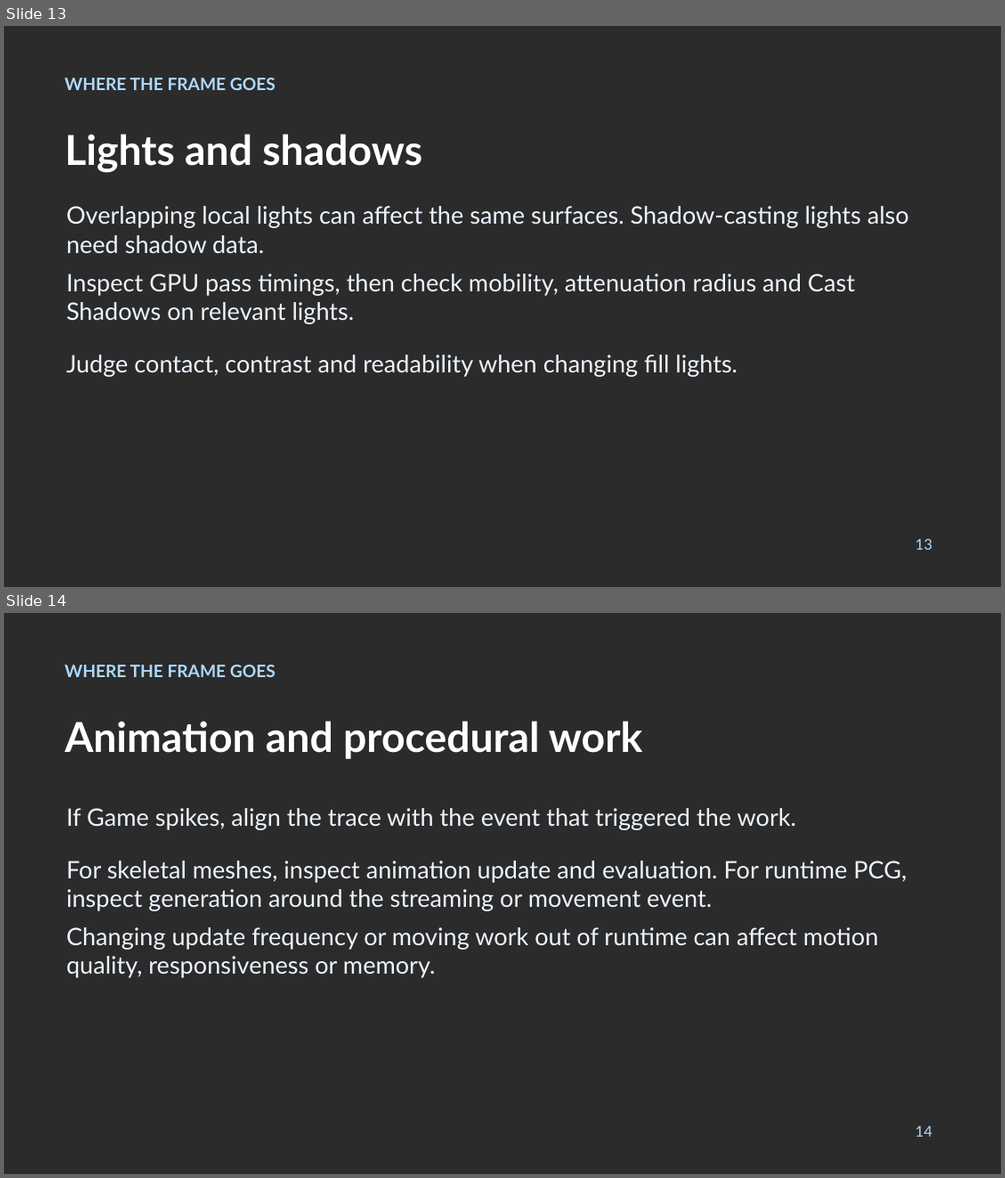
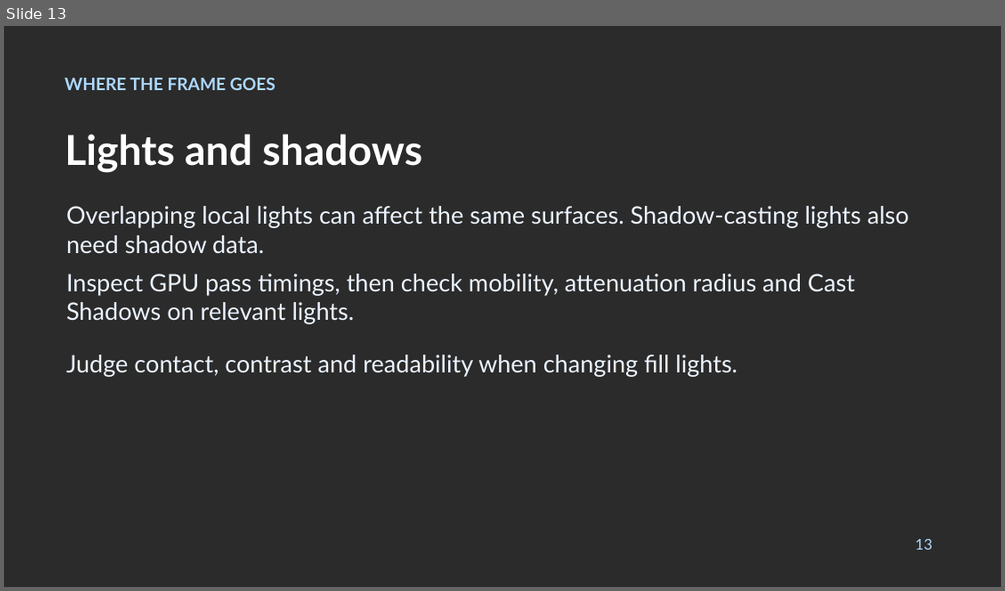
Before and after one commit to anthonymonteagudo/Week10-Profiling, a slide deck: Week10-Slides.pptx. Shown one above the other, each under a label of ours: slides 13 and 14 before the commit, slide 13 after it. The pictures are 1005x1178 and 1005x591 pixels, drawn with LibreOffice and Linux fonts; fonts in the diff are those of the drawing; background and template pictures are left out; a plain dark background stands for a picture behind light text. Boxes give left, top, right and bottom in pixels: in the first picture for what was removed or moved away, otherwise in the second. Text is boxed around its words. In the diff, an @@ line names an element or a change of style, - is before the commit and + after.

Commit message:
Align Week 10 assessment and add the brick profiling exercise

```diff
--- a/Week10-Slides.pptx
+++ b/Week10-Slides.pptx
@@ slide 14 removed at [4, 613, 1001, 1174], background picture (left out) @@
@@ text removed at [65, 665, 275, 677] @@
-WHERE THE FRAME GOES
@@ text removed at [65, 721, 642, 759] @@
-Animation and procedural work
@@ text removed at [66, 808, 796, 830] @@
-If Game spikes, align the trace with the event that triggered the work.
@@ text removed at [66, 860, 906, 911] @@
-For skeletal meshes, inspect animation update and evaluation. For runtime PCG, inspect generation around the streaming or movement event.
@@ text removed at [66, 927, 879, 978] @@
-Changing update frequency or moving work out of runtime can affect motion quality, responsiveness or memory.
@@ text removed at [915, 1126, 932, 1136] @@
-14
```
Also in this commit, not shown: 3 slides changed, 1 slide added, 2 other files.
